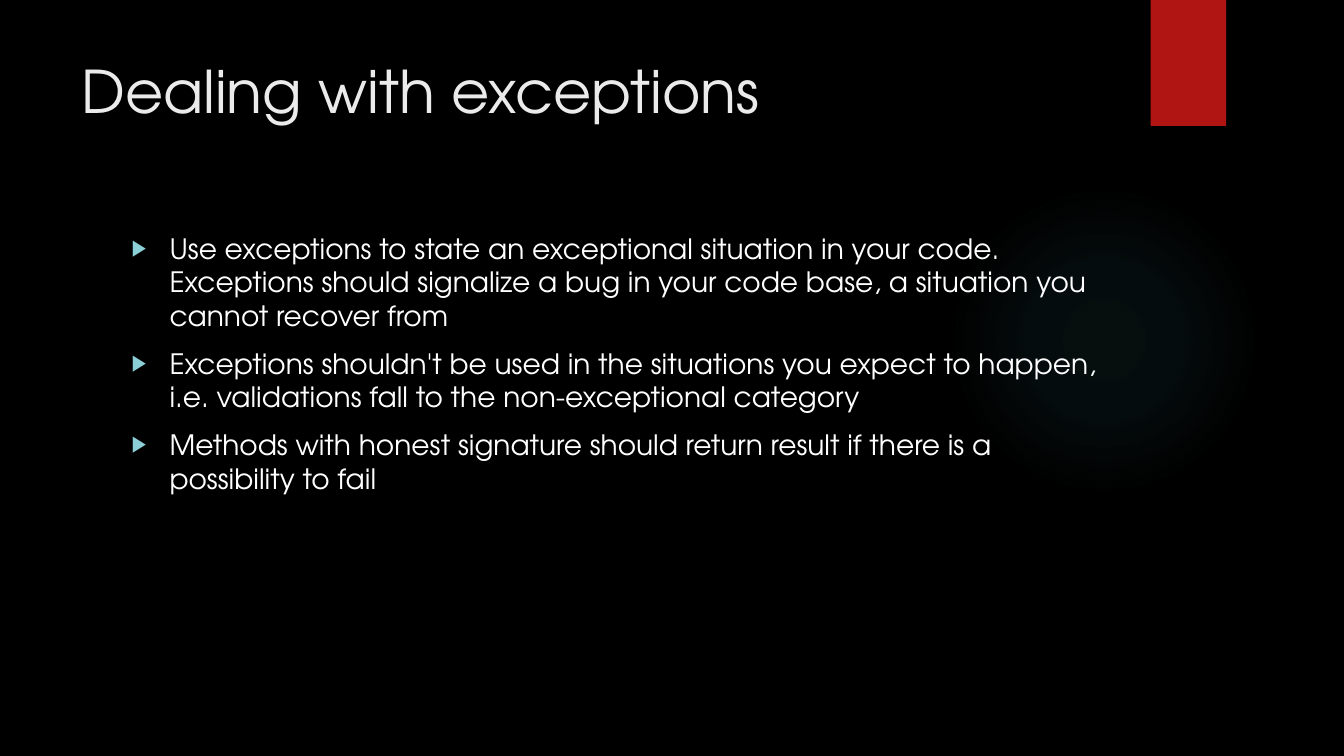
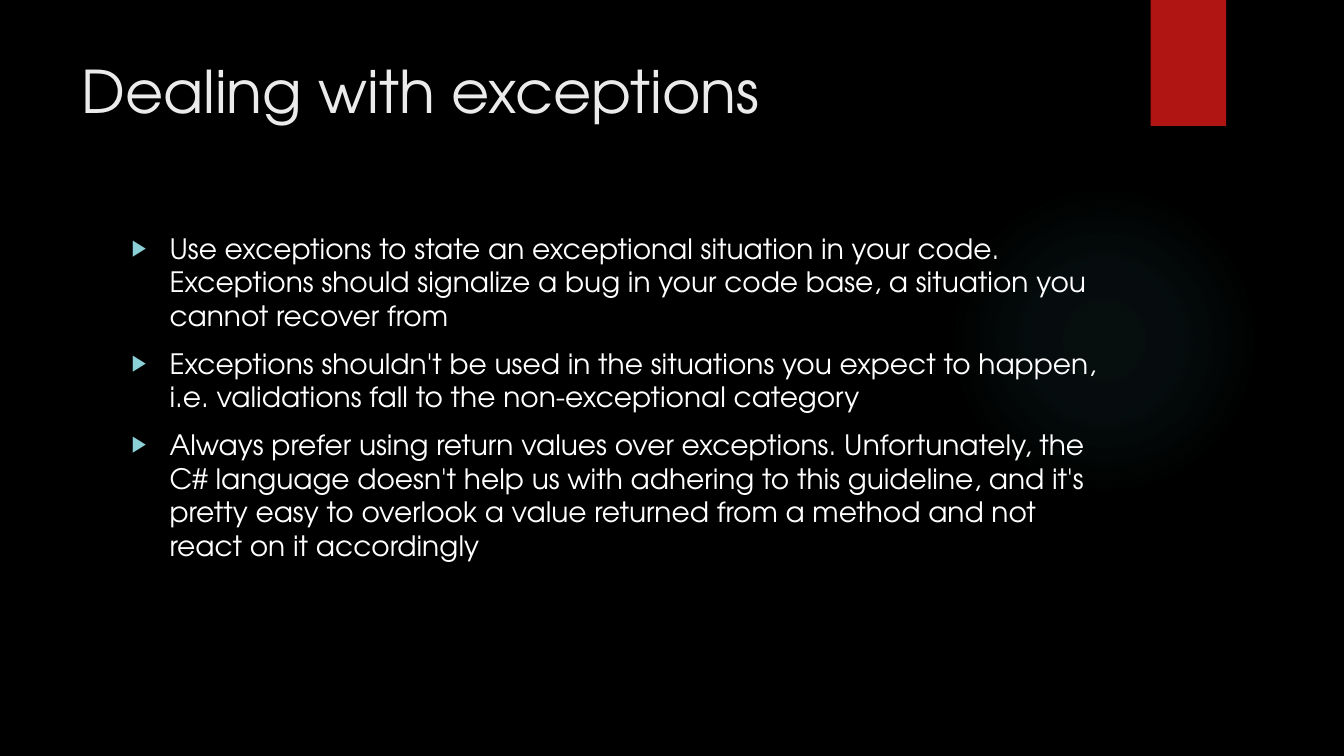
Before and after one commit to tomekjanicki/fpdemo, a slide deck: slide 6 of Presentation.pptx. Drawn at 1344x756 pixels with LibreOffice and Linux fonts; fonts in the diff are those of the drawing; background and template pictures are left out. Boxes give left, top, right and bottom in pixels: in the first picture for what was removed or moved away, otherwise in the second. Text is boxed around its words. In the diff, an @@ line names an element or a change of style, - is before the commit and + after.

```diff
--- a/Presentation.pptx
+++ b/Presentation.pptx
@@ text at (170,434,1084,562): text changed @@
-▶ Methods with honest signature should return result if there is a possibility to fail
+▶ Always prefer using return values over exceptions. Unfortunately, the C# language doesn't help us with adhering to this guideline, and it's pretty easy to overlook a value returned from a method and not react on it accordingly
```
Also in this commit, not shown: 1 slide added, 1 other file.
